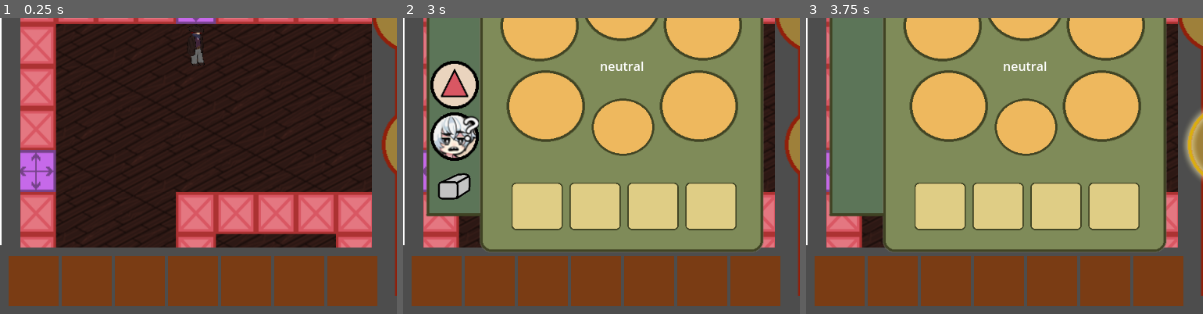
Above: before the commit, frames 1-3 (left to right).
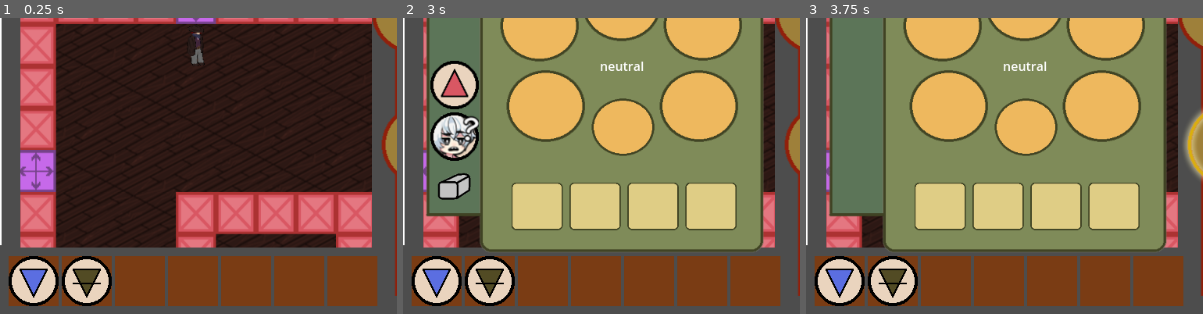
Above: after the commit, the same moments.

Repository: mccajd/Quintessential
Game: Godot game, scene res://Levels/beacon_puzzle_main.tscn
Two runs of this game, one before a commit and one after it. Both use one fixed random seed, a clock stepped at 60 frames per second and the inputs below. The engine's default icon, where the game draws it, is replaced by a stand-in: a white triangle on a blue panel in a dark square.
Inputs (mouse positions are % of the whole screen's width and height, from its top left):
- Up to frame 1 (0.25 s): no input
- Up to frame 2 (3 s): click (81, 90) at 0.5 s; click (81, 90) at 1.25 s; click (81, 90) at 2 s; tap Enter at 2.75 s; move the mouse to (81, 72) at 2.77 s; press the mouse at (81, 72) at 2.78 s
- Up to frame 3 (3.75 s): tap Space at 3.5 s; move the mouse to (69, 57) at 3.52 s; release the mouse at (69, 57) at 3.53 s; click (69, 57) at 3.6 s
The pictures show only the part of the screen within x 16-66%, y 36-86%; the shares and areas given below are measured in that part.

The runs differ from the first frame. In frame 1, 3.4% of the frame differs, in the area x 2-29%, y 80-98%; in frame 2, 3.4%; in frame 3, 3.4%.

Commit message:
Add shared inventory, drag drop logic

Diff:
--- a/Levels/beacon_puzzle_main.tscn
+++ b/Levels/beacon_puzzle_main.tscn
@@ -12,6 +12,7 @@
 [ext_resource type="Texture2D" uid="uid://8nfw6dhdpgp6" path="res://assets/beacon/beacon-win-button-depressed.png" id="7_n5v4e"]
 [ext_resource type="PackedScene" uid="uid://chme11eyldqed" path="res://Scenes/beacon_node_item_slot.tscn" id="7_t800s"]
 [ext_resource type="Script" path="res://Scripts/beacon_node_output_slot.gd" id="8_16phh"]
+[ext_resource type="Script" path="res://Scripts/inventory_items.gd" id="8_gm0n7"]
 [ext_resource type="PackedScene" uid="uid://dhy78dbhht3ki" path="res://Levels/point_click_proto.tscn" id="9_eceik"]
 [ext_resource type="Script" path="res://Scripts/bgm.gd" id="13_c8aie"]
 [ext_resource type="PackedScene" uid="uid://bjse5p8p12uhr" path="res://Scenes/tooltips.tscn" id="14_02nus"]
@@ -218,46 +219,69 @@
 
 [node name="MockUI" type="Node" parent="."]
 
+[node name="InventoryItems" type="Control" parent="MockUI"]
+layout_mode = 3
+anchors_preset = 0
+mouse_filter = 1
+script = ExtResource("8_gm0n7")
+
 [node name="InventoryContainer" type="HBoxContainer" parent="MockUI"]
+z_index = 1
+custom_minimum_size = Vector2(472, 64)
 offset_left = 180.0
 offset_top = 580.0
 offset_right = 652.0
 offset_bottom = 644.0
 script = SubResource("GDScript_tquvq")
 
-[node name="Slot1" type="ColorRect" parent="MockUI/InventoryContainer"]
-custom_minimum_size = Vector2(64, 64)
-layout_mode = 2
-color = Color(0.478462, 0.233416, 0.0780104, 1)
-
-[node name="Slot2" type="ColorRect" parent="MockUI/InventoryContainer"]
-custom_minimum_size = Vector2(64, 64)
-layout_mode = 2
-color = Color(0.478462, 0.233416, 0.0780104, 1)
-
-[node name="Slot3" type="ColorRect" parent="MockUI/InventoryContainer"]
-custom_minimum_size = Vector2(64, 64)
-layout_mode = 2
-color = Color(0.478462, 0.233416, 0.0780104, 1)
-
-[node name="Slot4" type="ColorRect" parent="MockUI/InventoryContainer"]
-custom_minimum_size = Vector2(64, 64)
-layout_mode = 2
-color = Color(0.478462, 0.233416, 0.0780104, 1)
-
-[node name="Slot5" type="ColorRect" parent="MockUI/InventoryContainer"]
-custom_minimum_size = Vector2(64, 64)
-layout_mode = 2
-color = Color(0.478462, 0.233416, 0.0780104, 1)
-
-[node name="Slot6" type="ColorRect" parent="MockUI/InventoryContainer"]
-custom_minimum_size = Vector2(64, 64)
-layout_mode = 2
-color = Color(0.478462, 0.233416, 0.0780104, 1)
-
-[node name="Slot7" type="ColorRect" parent="MockUI/InventoryContainer"]
-custom_minimum_size = Vector2(64, 64)
-layout_mode = 2
+[node name="InventorySlotsContainer" type="HBoxContainer" parent="MockUI"]
+offset_left = 180.0
+offset_top = 580.0
+offset_right = 652.0
+offset_bottom = 644.0
+mouse_filter = 2
+script = SubResource("GDScript_tquvq")
+
+[node name="Slot1" type="ColorRect" parent="MockUI/InventorySlotsContainer"]
+custom_minimum_size = Vector2(64, 64)
+layout_mode = 2
+mouse_filter = 2
+color = Color(0.478462, 0.233416, 0.0780104, 1)
+
+[node name="Slot2" type="ColorRect" parent="MockUI/InventorySlotsContainer"]
+custom_minimum_size = Vector2(64, 64)
+layout_mode = 2
+mouse_filter = 2
+color = Color(0.478462, 0.233416, 0.0780104, 1)
+
+[node name="Slot3" type="ColorRect" parent="MockUI/InventorySlotsContainer"]
+custom_minimum_size = Vector2(64, 64)
+layout_mode = 2
+mouse_filter = 2
+color = Color(0.478462, 0.233416, 0.0780104, 1)
+
+[node name="Slot4" type="ColorRect" parent="MockUI/InventorySlotsContainer"]
+custom_minimum_size = Vector2(64, 64)
+layout_mode = 2
+mouse_filter = 2
+color = Color(0.478462, 0.233416, 0.0780104, 1)
+
+[node name="Slot5" type="ColorRect" parent="MockUI/InventorySlotsContainer"]
+custom_minimum_size = Vector2(64, 64)
+layout_mode = 2
+mouse_filter = 2
+color = Color(0.478462, 0.233416, 0.0780104, 1)
+
+[node name="Slot6" type="ColorRect" parent="MockUI/InventorySlotsContainer"]
+custom_minimum_size = Vector2(64, 64)
+layout_mode = 2
+mouse_filter = 2
+color = Color(0.478462, 0.233416, 0.0780104, 1)
+
+[node name="Slot7" type="ColorRect" parent="MockUI/InventorySlotsContainer"]
+custom_minimum_size = Vector2(64, 64)
+layout_mode = 2
+mouse_filter = 2
 color = Color(0.478462, 0.233416, 0.0780104, 1)
 
 [node name="ThreePrimesContainer" type="HBoxContainer" parent="MockUI"]
@@ -267,15 +291,15 @@
 offset_bottom = 769.0
 scale = Vector2(0.977618, 0.902249)
 
-[node name="TextureRect" type="TextureRect" parent="MockUI/ThreePrimesContainer"]
+[node name="SaltContainer" type="TextureRect" parent="MockUI/ThreePrimesContainer"]
 layout_mode = 2
 texture = ExtResource("5_o6nu5")
 
-[node name="TextureRect2" type="TextureRect" parent="MockUI/ThreePrimesContainer"]
+[node name="QuicksilverContainer" type="TextureRect" parent="MockUI/ThreePrimesContainer"]
 layout_mode = 2
 texture = ExtResource("5_o6nu5")
 
-[node name="TextureRect3" type="TextureRect" parent="MockUI/ThreePrimesContainer"]
+[node name="SulfurContainer" type="TextureRect" parent="MockUI/ThreePrimesContainer"]
 layout_mode = 2
 texture = ExtResource("5_o6nu5")
 
--- /dev/null
+++ b/Scripts/inventory_items.gd
@@ -0,0 +1,32 @@
+extends Control
+
+class_name InventoryItems
+
+# needs to contain the item, a slot_id reference, and a node_id reference
+var inventory_items: Array
+
+
+func _ready():
+	var item = ItemInSlot.new("water", null)
+	var item2 = ItemInSlot.new("earth", null)
+	inventory_items += [item, item2]
+	_set_available_items()
+
+
+func _process(delta):
+	pass
+
+
+func _set_available_items():
+	var box: HBoxContainer = get_parent().get_node("InventoryContainer")
+
+	# clear existing
+	#for child in box.get_children():
+		#child.queue_free()
+
+	for i in inventory_items.size():
+		var item = inventory_items[i]
+		var new_item = ItemDraggable.new(item.item_key, item.slot_id, i)
+		new_item.from_inventory = true
+
+		box.add_child(new_item)
--- a/Scripts/item_draggable.gd
+++ b/Scripts/item_draggable.gd
@@ -1,6 +1,8 @@
 extends TextureRect
 
 class_name ItemDraggable
+
+@export var from_inventory: bool = false
 
 var item_key: String
 var item_slot
@@ -20,7 +22,7 @@
 	var item = Items.itemDB.get(item_key)
 	texture = load(item.sprite)
 	stretch_mode = TextureRect.STRETCH_KEEP_ASPECT
-	expand_mode = TextureRect.EXPAND_FIT_HEIGHT
+	expand_mode = TextureRect.EXPAND_FIT_WIDTH if from_inventory else TextureRect.EXPAND_FIT_HEIGHT
 
 	# reduce sprite opacity if filled
 	if item_slot != null:
@@ -43,7 +45,6 @@
 
 
 func _get_drag_data(_position):
-	# TODO.jmc make sure this works
 	if item_slot != null: return
 
 	var drag_preview = self.duplicate()
--- a/Scripts/item_in_slot.gd
+++ b/Scripts/item_in_slot.gd
@@ -4,6 +4,7 @@
 
 var item_key: String
 var slot_id
+var node_id
 
 func _init(key, id):
 	item_key = key
Not shown: 1 places in Levels/beacon_puzzle_main.tscn that only renumber resources
